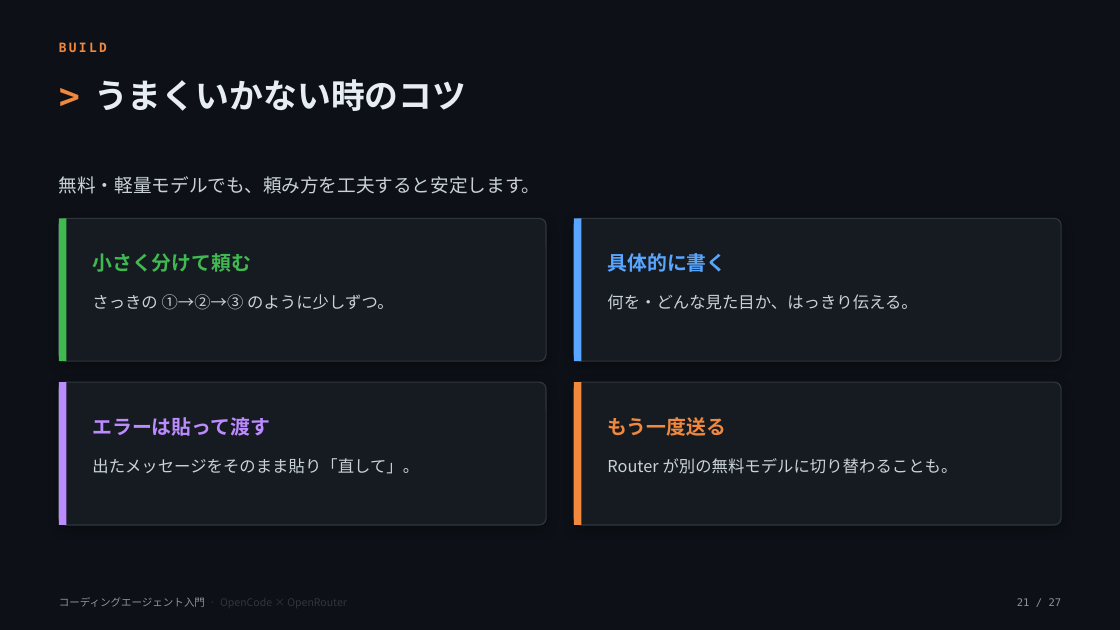
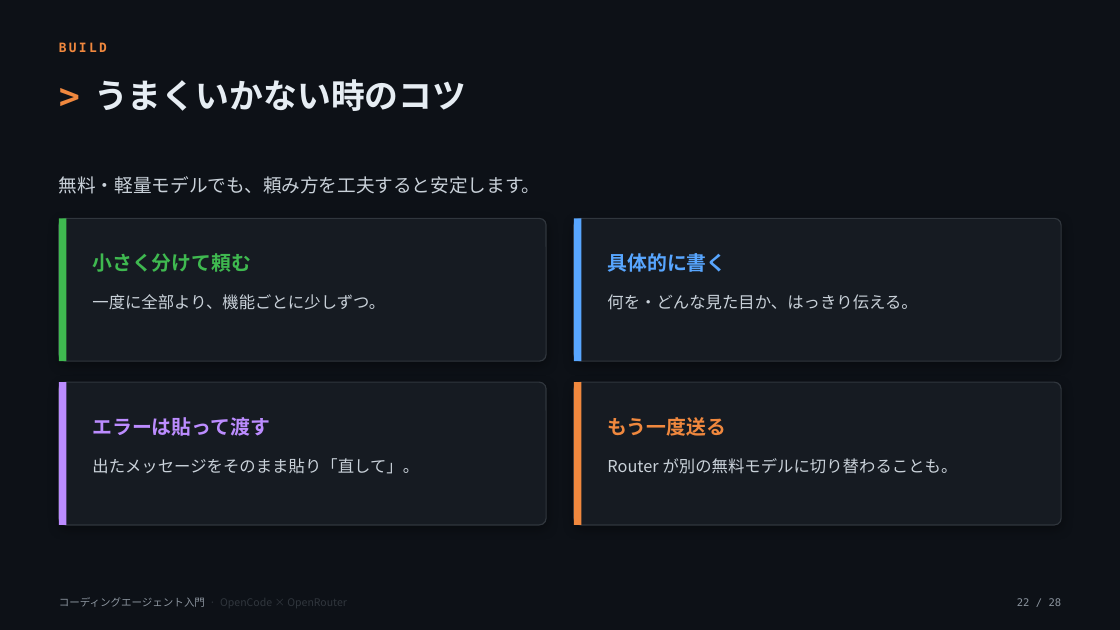
Before and after one commit to OJII3/localllm_agent_example, a slide deck: slide 22 of slides/seminar.pptx (slide 21 before the commit). Drawn at 1120x630 pixels with LibreOffice and Linux fonts; fonts in the diff are those of the drawing. Boxes give left, top, right and bottom in pixels: in the first picture for what was removed or moved away, otherwise in the second. Text is boxed around its words. In the diff, an @@ line names an element or a change of style, - is before the commit and + after.

```diff
--- a/slides/seminar.pptx
+++ b/slides/seminar.pptx
@@ text at [92,294,385,310]: text changed @@
-さっきの ①→②→③ のように少しずつ。
+一度に全部より、機能ごとに少しずつ。
@@ text at [1017,598,1062,606]: text changed @@
-21 / 27
+22 / 28
```
Also in this commit, not shown: 23 other slides changed, 3 slides added, 2 slides removed, 2 other files.
